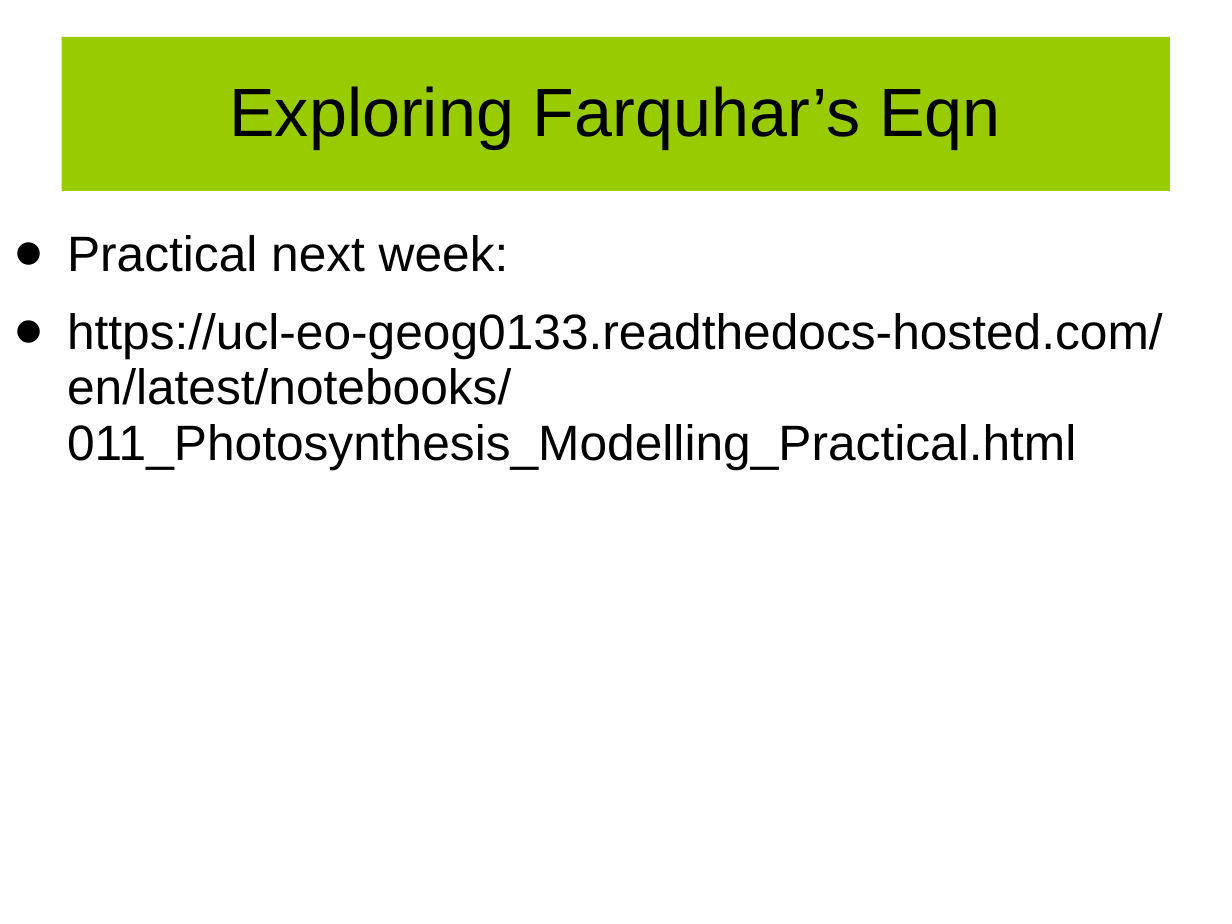
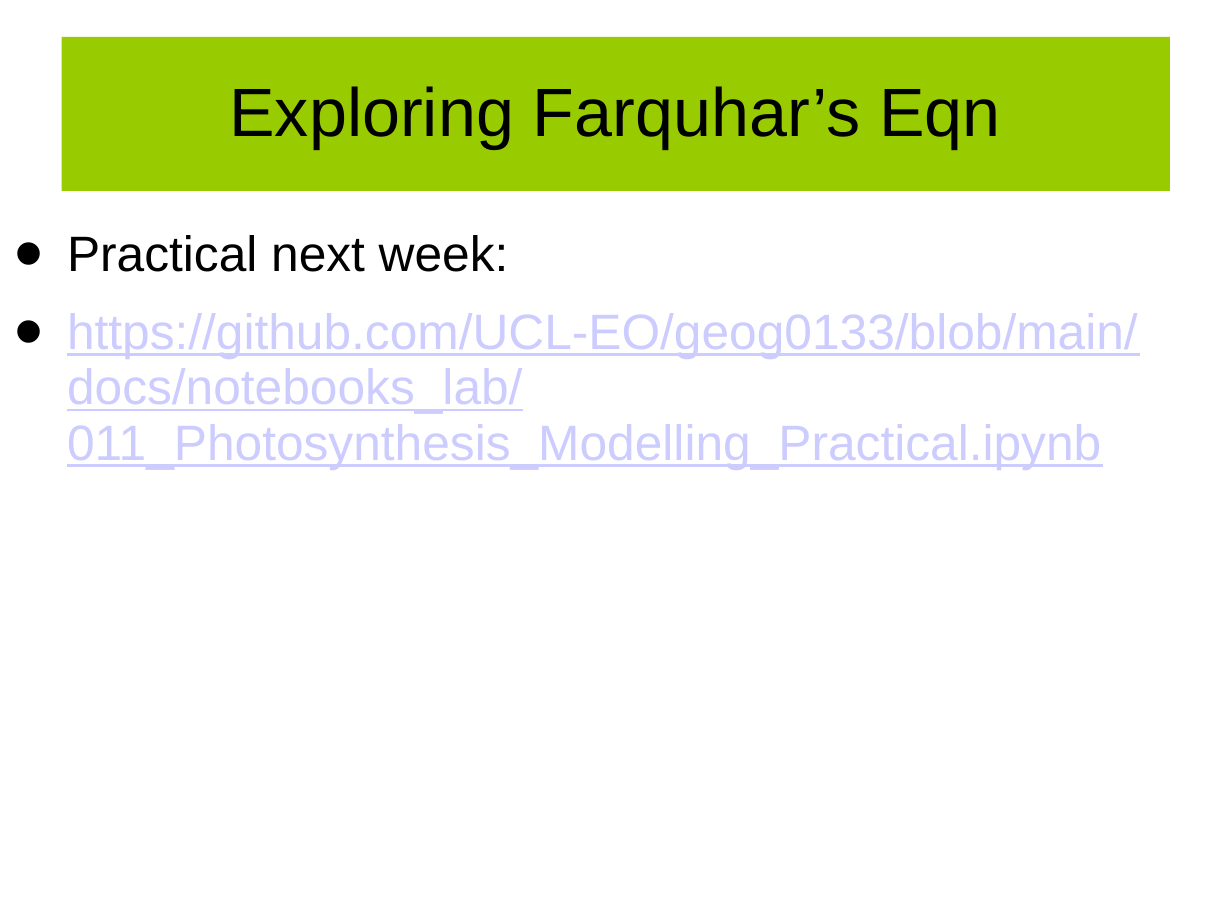
Before and after one commit to UCL-EO/geog0133, a slide deck: slide 7 of docs/ppt/GEOG0113-010.pptx. Drawn at 1232x924 pixels with LibreOffice and Linux fonts; fonts in the diff are those of the drawing; background and template pictures are left out. Boxes give left, top, right and bottom in pixels: in the first picture for what was removed or moved away, otherwise in the second. Text is boxed around its words. In the diff, an @@ line names an element or a change of style, - is before the commit and + after.

```diff
--- a/docs/ppt/GEOG0113-010.pptx
+++ b/docs/ppt/GEOG0113-010.pptx
@@ text at (67,313,1138,469): text changed; text colour #000000 to #CCCCFF @@
-• https://ucl-eo-geog0133.readthedocs-hosted.com/en/latest/notebooks/011_Photosynthesis_Modelling_Practical.html
+• https://github.com/UCL-EO/geog0133/blob/main/docs/notebooks_lab/011_Photosynthesis_Modelling_Practical.ipynb
```
Also in this commit, not shown: 8 other files.
